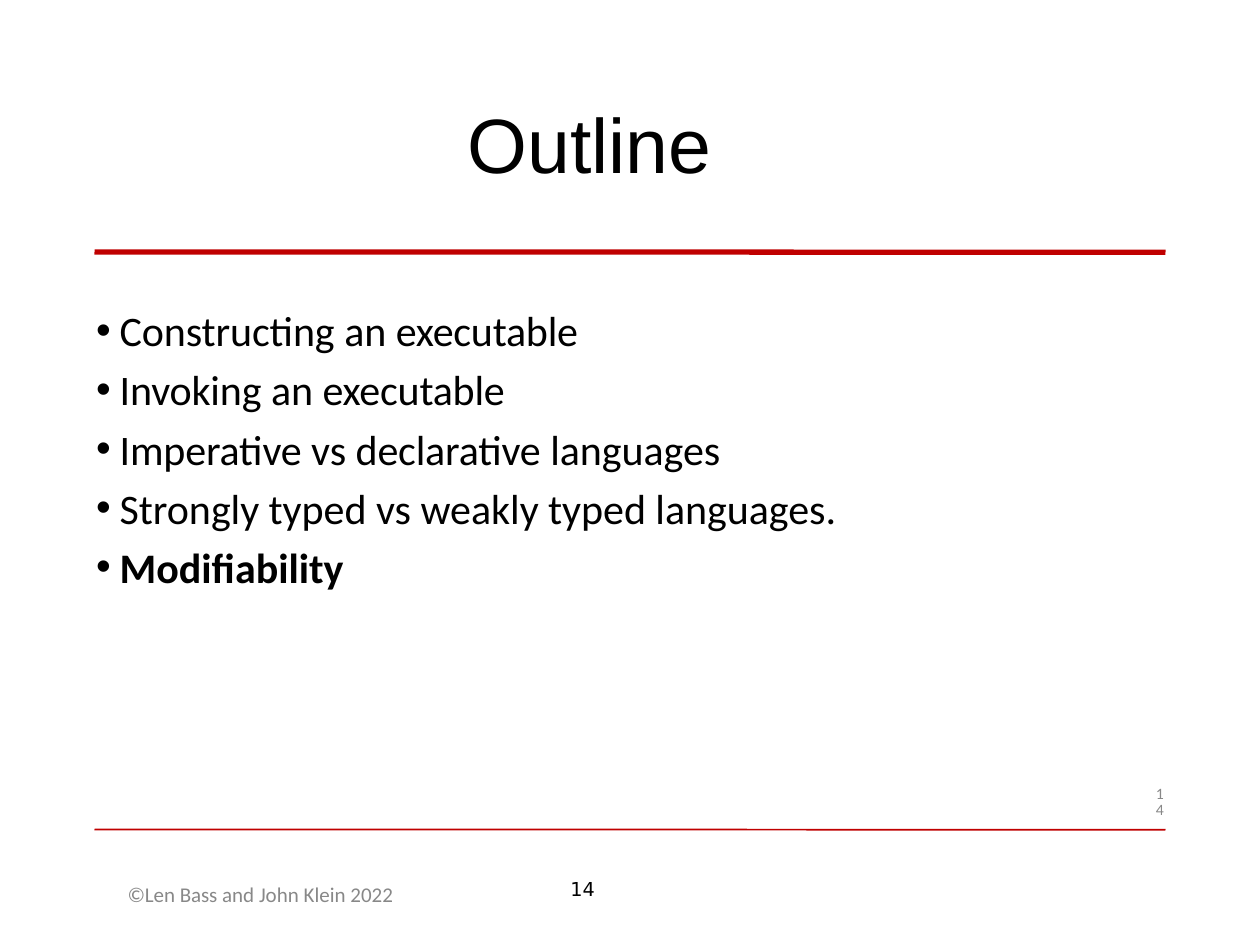
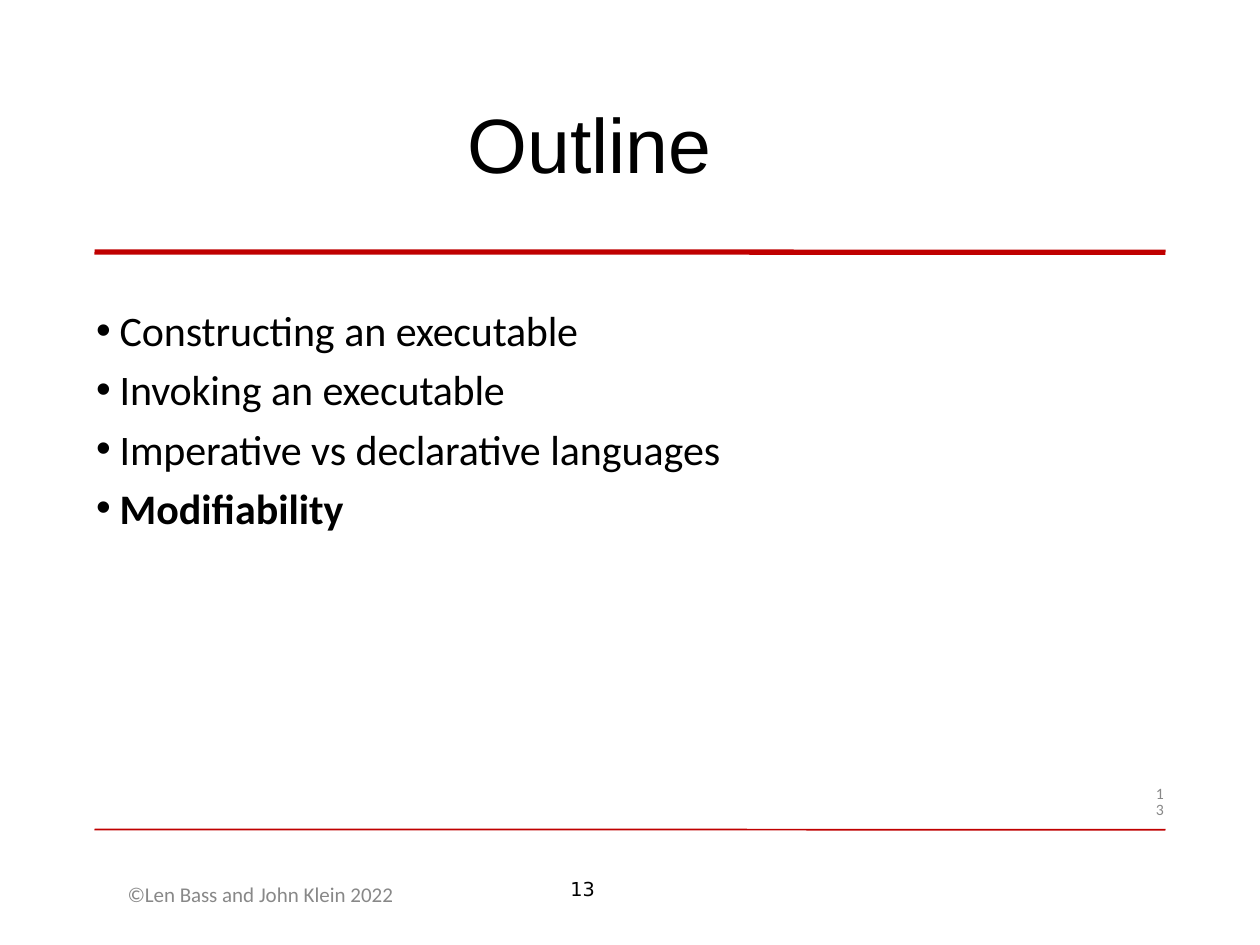
Before and after one commit to len-bass/dosebook, a slide deck: slide 13 of Chap 8 - DevOps preliminaries.pptx (slide 14 before the commit). Drawn at 1260x945 pixels with LibreOffice and Linux fonts; fonts in the diff are those of the drawing; background and template pictures are left out. Boxes give left, top, right and bottom in pixels: in the first picture for what was removed or moved away, otherwise in the second. Text is boxed around its words. In the diff, an @@ line names an element or a change of style, - is before the commit and + after.

```diff
--- a/Chap 8 - DevOps preliminaries.pptx
+++ b/Chap 8 - DevOps preliminaries.pptx
@@ text at [120, 494, 836, 532]: paragraph removed @@
-• Strongly typed vs weakly typed languages.
@@ page number at [570, 881, 594, 897]: text changed @@
-14
+13
```
Also in this commit, not shown: 4 other slides changed, 1 slide removed.
